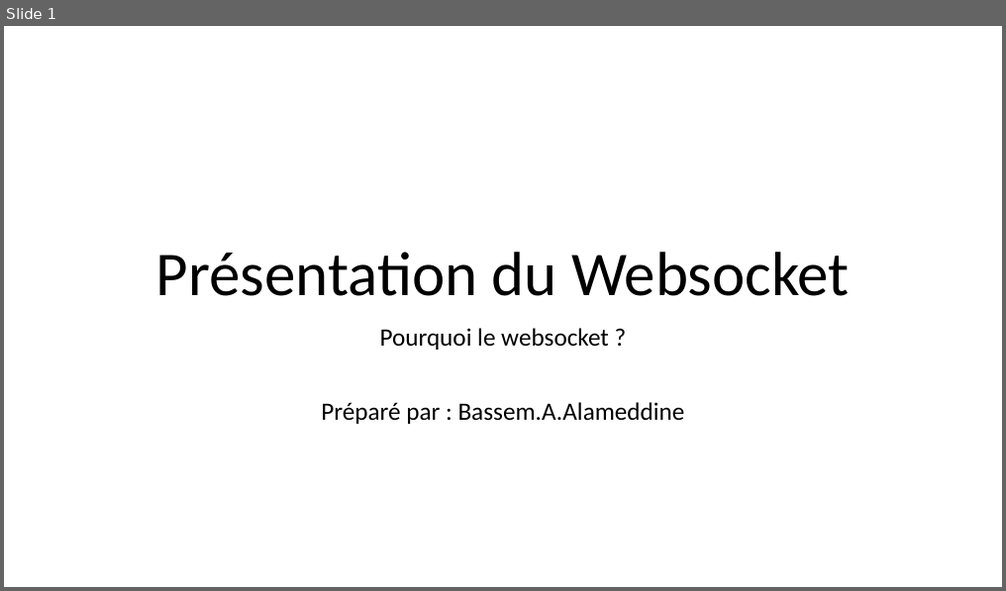
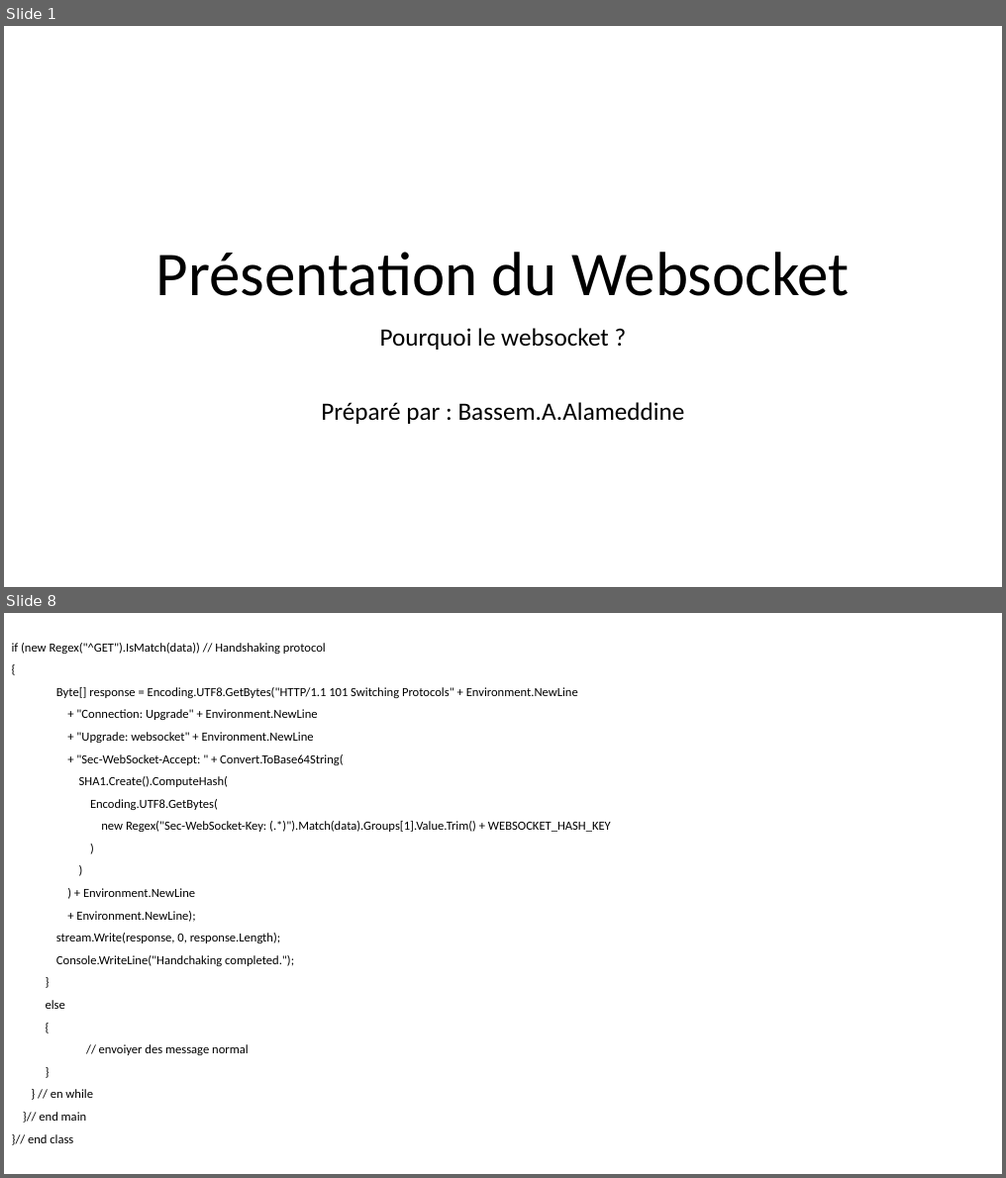
Before and after one commit to balamddine/NewHtml5, a slide deck: Websocket/Websocket.pptx. Shown one above the other, each under a label of ours: slide 1 before the commit, slides 1 and 8 after it; the slides between them are not shown. The pictures are 1006x591 and 1006x1178 pixels, drawn with LibreOffice and Linux fonts; fonts in the diff are those of the drawing. Boxes give left, top, right and bottom in pixels: in the first picture for what was removed or moved away, otherwise in the second. Text is boxed around its words. In the diff, an @@ line names an element or a change of style, - is before the commit and + after.

```diff
--- a/Websocket/Websocket.pptx
+++ b/Websocket/Websocket.pptx
@@ slide 8 added at [4,613,1002,1174], background #FFFFFF @@
@@ text added at [12,643,611,1144], 12 pt, text #000000 @@
+if (new Regex("^GET").IsMatch(data)) // Handshaking protocol
+{
+Byte[] response = Encoding.UTF8.GetBytes("HTTP/1.1 101 Switching Protocols" + Environment.NewLine
++ "Connection: Upgrade" + Environment.NewLine
++ "Upgrade: websocket" + Environment.NewLine
++ "Sec-WebSocket-Accept: " + Convert.ToBase64String(
+SHA1.Create().ComputeHash(
+Encoding.UTF8.GetBytes(
+new Regex("Sec-WebSocket-Key: (.*)").Match(data).Groups[1].Value.Trim() + WEBSOCKET_HASH_KEY
+)
+)
+) + Environment.NewLine
++ Environment.NewLine);
+stream.Write(response, 0, response.Length);
+Console.WriteLine("Handchaking completed.");
+}
+else
+{
+// envoiyer des message normal
+}
+} // en while
+}// end main
+}// end class
```
Also in this commit, not shown: 1 slide changed, 9 other slides added.
